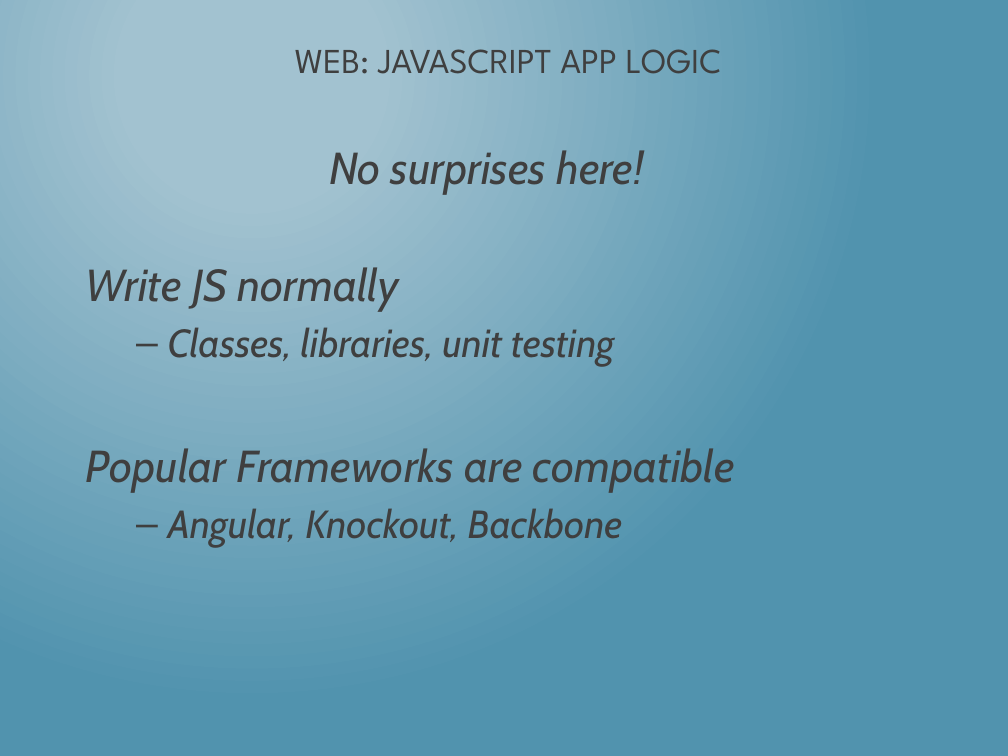
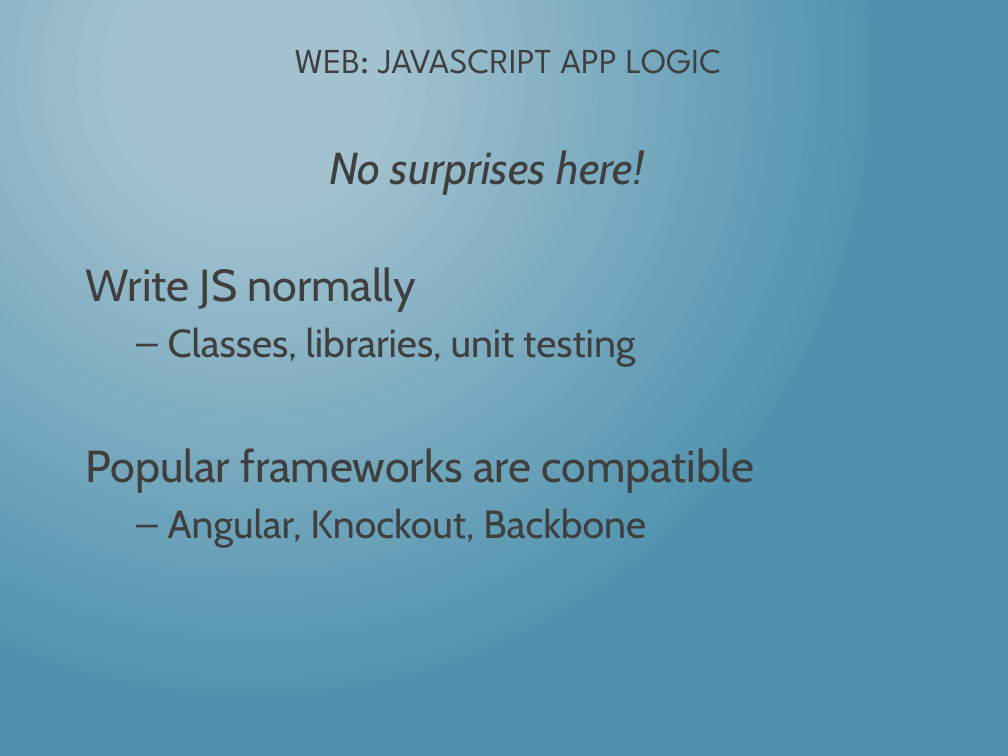
Before and after one commit to dotNetkow/Presentations, a slide deck: slide 16 of 2014-08-11 That Conference - Hybrid Apps/Building PhoneGap Mobile App w KendoUI.pptx (slide 17 before the commit). Drawn at 1008x756 pixels with LibreOffice and Linux fonts; fonts in the diff are those of the drawing. Boxes give left, top, right and bottom in pixels: in the first picture for what was removed or moved away, otherwise in the second. Text is boxed around its words. In the diff, an @@ line names an element or a change of style, - is before the commit and + after.

```diff
--- a/2014-08-11 That Conference - Hybrid Apps/Building PhoneGap Mobile App w KendoUI.pptx
+++ b/2014-08-11 That Conference - Hybrid Apps/Building PhoneGap Mobile App w KendoUI.pptx
@@ text at (x1=86, y1=267, x2=646, y2=547): italic off in "Write JS normally", "Classes, libraries, unit testing", "Angular, Knockout, Backbone" @@
@@ text at (x1=86, y1=448, x2=754, y2=492): text changed; italic off @@
-Popular Frameworks are compatible
+Popular frameworks are compatible
```
Also in this commit, not shown: 14 other slides changed, 1 other file.
